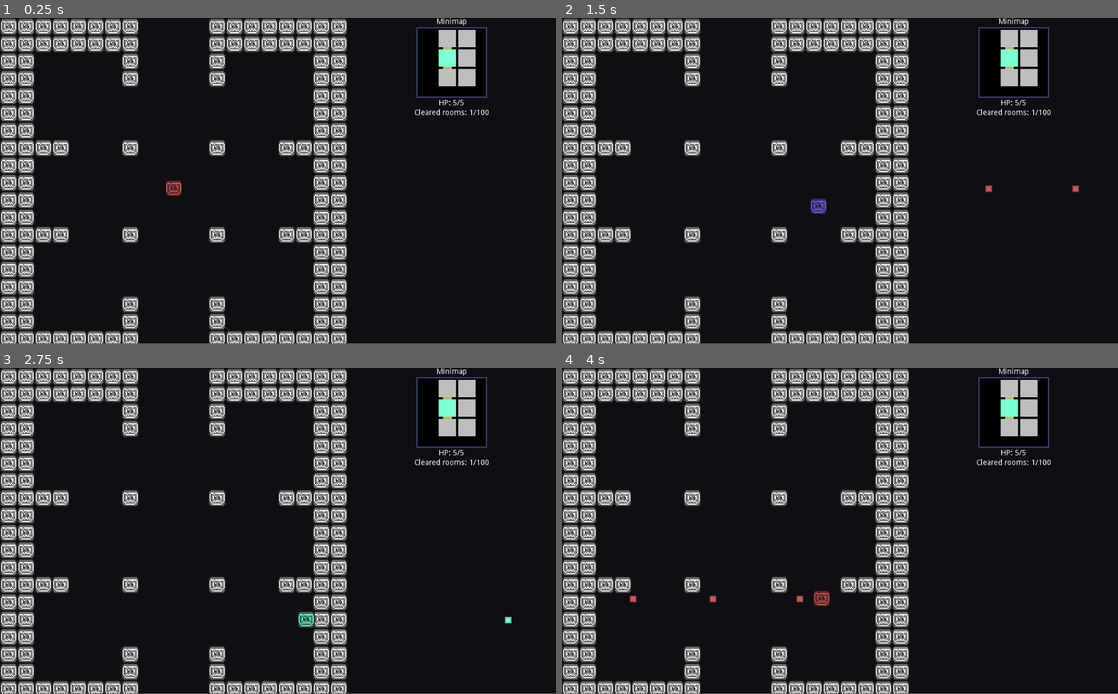
Above: before the commit, frames 1-4 (two rows, left to right).
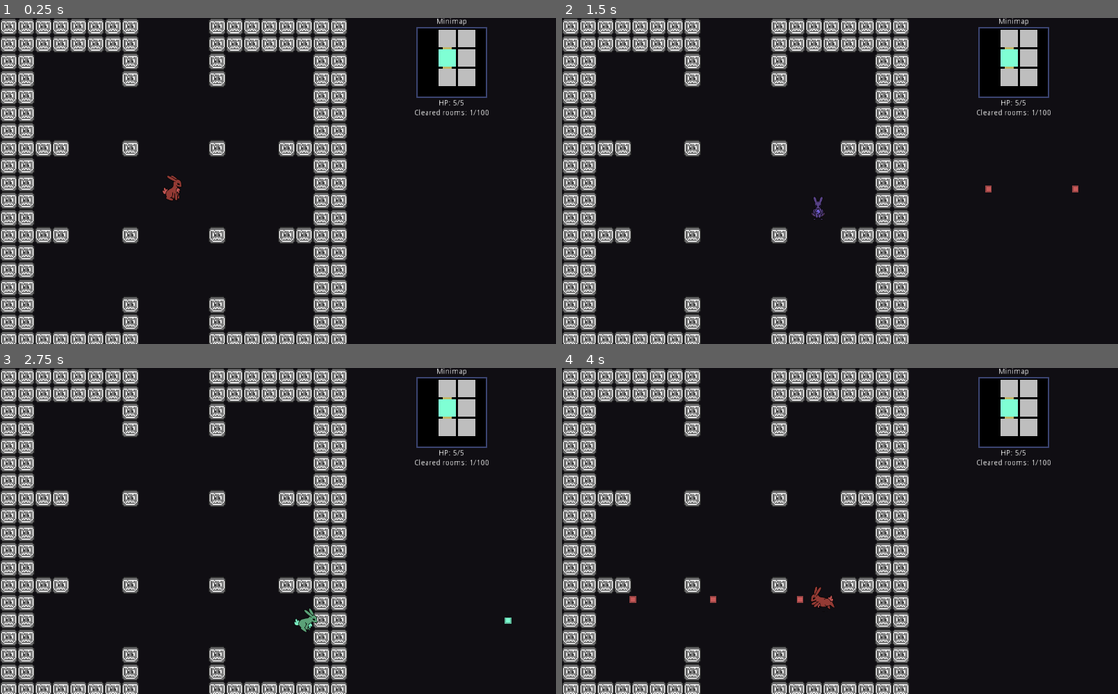
Above: after the commit, the same moments.

Repository: mewore/rgb-squad
Game: Godot game, scene res://Game.tscn
The game is run twice, just before and just after one commit, with the same random seed, the same clock (stepped at 60 frames per second) and the same inputs.
Inputs:
- Up to frame 1 (0.25 s): no input
- Up to frame 2 (1.5 s): tap Enter at 0.5 s; hold Right (move_right) 0.53-1.28 s; hold Z (shoot) 0.53-1.28 s; hold Down (move_down) from 1.28 s (still down); tap D (set_blue) at 1.35 s
- Up to frame 3 (2.75 s): tap Z (shoot) at 1.55, 2.3 s; release Down (move_down) at 2.03 s; hold Right (move_right) from 2.03 s (still down); hold S (set_green) from 2.03 s (still down)
- Up to frame 4 (4 s): release Right (move_right) at 2.78 s; release S (set_green) at 2.78 s; hold Up (move_up) 2.78-3.53 s; tap A (set_red) at 2.85 s; tap Z (shoot) at 3.05 s; hold Left (move_left) from 3.53 s (still down); hold Z (shoot) from 3.53 s (still down)
In our replay, the window is 800x468 before the commit and 800x469 after it. These sizes can differ from the game's own. Grey fills any space a smaller window leaves; there, only what the larger window draws over its background counts as a difference.

The runs differ from the first frame. In frame 1, 5.1% of the frame differs, in the area x 0-88%, y 0-100%; in frame 2, 5.1%; in frame 3, 5.1%; in frame 4, 5.2%.

Commit message:
Player sprite (bunny)

Diff:
--- a/entities/player/Player.gd
+++ b/entities/player/Player.gd
@@ -5,11 +5,16 @@
 onready var BULLET_CONTAINER: Node2D = Global.get_bullet_container()
 export(PackedScene) var BULLET_SCENE: PackedScene
 const BULLET_SPEED: float = 1000.0
+var facing_direction: int = Types.Direction.DOWN setget set_facing_direction
+var moving: bool = false setget set_moving
 var shooting_angle: float = 0
 var is_shooting: bool = false setget set_is_shooting
 onready var SHOOT_COOLDOWN_TIMER: Timer = $ShootCooldown
 
 onready var SPRITE: Sprite = $Sprite
+onready var INITIAL_SPRITE_X_SCALE: float = SPRITE.scale.x
+onready var ANIMATION_PLAYER: AnimationPlayer = $AnimationPlayer
+
 var COLOUR_MAP: Dictionary = {
     Types.RgbColour.RED: Color.indianred,
     Types.RgbColour.GREEN: Color.aquamarine,
@@ -27,8 +32,36 @@
     var distance_from_center: float = center_position.distance_to(position)
     if not is_zero_approx(Global.room_enter_direction.length_squared()):
         shooting_angle = Global.room_enter_direction.angle()
+
+    self.facing_direction = angle_to_direction(shooting_angle)
     position = center_position + \
         Global.room_enter_direction * -distance_from_center
+    refresh_animation()
+
+func angle_to_direction(angle: float) -> int:
+    if is_equal_approx(angle, Vector2.LEFT.angle()):
+        return Types.Direction.LEFT
+    elif is_equal_approx(angle, Vector2.RIGHT.angle()):
+        return Types.Direction.RIGHT
+    elif is_equal_approx(angle, Vector2.UP.angle()):
+        return Types.Direction.UP
+    else:
+        return Types.Direction.DOWN
+
+func set_facing_direction(new_facing_direction: int) -> void:
+    facing_direction = new_facing_direction
+    refresh_animation()
+
+func set_moving(new_moving: bool) -> void:
+    moving = new_moving
+    refresh_animation()
+
+func refresh_animation() -> void:
+    SPRITE.scale.x = INITIAL_SPRITE_X_SCALE * \
+        (-1 if facing_direction == Types.Direction.RIGHT else 1)
+    var animation_prefix = "front_" if facing_direction == Types.Direction.DOWN \
+        else ("back_" if facing_direction == Types.Direction.UP else "left_")
+    ANIMATION_PLAYER.play(animation_prefix + ("run" if moving else "idle"))
 
 func set_colour(new_colour: int) -> void:
     colour = new_colour
--- a/entities/player/Player.tscn
+++ b/entities/player/Player.tscn
@@ -1,7 +1,7 @@
-[gd_scene load_steps=9 format=2]
+[gd_scene load_steps=15 format=2]
 
 [ext_resource path="res://entities/player/Player.gd" type="Script" id=1]
-[ext_resource path="res://entities/player/player.png" type="Texture" id=2]
+[ext_resource path="res://entities/player/JellyBun.png" type="Texture" id=2]
 [ext_resource path="res://entities/StateMachine.gd" type="Script" id=3]
 [ext_resource path="res://entities/player/states/Moving.gd" type="Script" id=4]
 [ext_resource path="res://entities/bullet/PlayerBullet.tscn" type="PackedScene" id=5]
@@ -15,6 +15,105 @@
 [sub_resource type="CircleShape2D" id=3]
 radius = 9.0
 
+[sub_resource type="Animation" id=4]
+resource_name = "back_idle"
+loop = true
+tracks/0/type = "value"
+tracks/0/path = NodePath("Sprite:frame")
+tracks/0/interp = 1
+tracks/0/loop_wrap = true
+tracks/0/imported = false
+tracks/0/enabled = true
+tracks/0/keys = {
+"times": PoolRealArray( 0 ),
+"transitions": PoolRealArray( 1 ),
+"update": 1,
+"values": [ 8 ]
+}
+
+[sub_resource type="Animation" id=8]
+resource_name = "back_run"
+length = 0.4
+loop = true
+tracks/0/type = "value"
+tracks/0/path = NodePath("Sprite:frame")
+tracks/0/interp = 1
+tracks/0/loop_wrap = true
+tracks/0/imported = false
+tracks/0/enabled = true
+tracks/0/keys = {
+"times": PoolRealArray( 0, 0.2 ),
+"transitions": PoolRealArray( 1, 1 ),
+"update": 1,
+"values": [ 10, 11 ]
+}
+
+[sub_resource type="Animation" id=5]
+resource_name = "front_idle"
+loop = true
+tracks/0/type = "value"
+tracks/0/path = NodePath("Sprite:frame")
+tracks/0/interp = 1
+tracks/0/loop_wrap = true
+tracks/0/imported = false
+tracks/0/enabled = true
+tracks/0/keys = {
+"times": PoolRealArray( 0 ),
+"transitions": PoolRealArray( 1 ),
+"update": 1,
+"values": [ 4 ]
+}
+
+[sub_resource type="Animation" id=9]
+resource_name = "front_run"
+length = 0.4
+loop = true
+tracks/0/type = "value"
+tracks/0/path = NodePath("Sprite:frame")
+tracks/0/interp = 1
+tracks/0/loop_wrap = true
+tracks/0/imported = false
+tracks/0/enabled = true
+tracks/0/keys = {
+"times": PoolRealArray( 0, 0.2 ),
+"transitions": PoolRealArray( 1, 1 ),
+"update": 1,
+"values": [ 6, 7 ]
+}
+
+[sub_resource type="Animation" id=6]
+resource_name = "left_idle"
+loop = true
+tracks/0/type = "value"
+tracks/0/path = NodePath("Sprite:frame")
+tracks/0/interp = 1
+tracks/0/loop_wrap = true
+tracks/0/imported = false
+tracks/0/enabled = true
+tracks/0/keys = {
+"times": PoolRealArray( 0 ),
+"transitions": PoolRealArray( 1 ),
+"update": 1,
+"values": [ 2 ]
+}
+
+[sub_resource type="Animation" id=7]
+resource_name = "left_run"
+length = 0.4
+loop = true
+tracks/0/type = "value"
+tracks/0/path = NodePath("Sprite:frame")
+tracks/0/interp = 1
+tracks/0/loop_wrap = true
+tracks/0/imported = false
+tracks/0/enabled = true
+tracks/0/keys = {
+"times": PoolRealArray( 0, 0.2 ),
+"transitions": PoolRealArray( 1, 1 ),
+"update": 1,
+"values": [ 0, 1 ]
+}
+
 [node name="Player" type="KinematicBody2D" groups=[
 "player",
 ]]
@@ -25,10 +124,6 @@
 [node name="CollisionShape2D" type="CollisionShape2D" parent="."]
 position = Vector2( 0, -3 )
 shape = SubResource( 1 )
-
-[node name="Sprite" type="Sprite" parent="."]
-position = Vector2( 0, -6 )
-texture = ExtResource( 2 )
 
 [node name="Label" type="Label" parent="."]
 margin_left = 8.0
@@ -64,6 +159,23 @@
 position = Vector2( 0, -3.77976 )
 shape = SubResource( 3 )
 
+[node name="Sprite" type="Sprite" parent="."]
+position = Vector2( 0, -6 )
+scale = Vector2( 0.75, 0.75 )
+texture = ExtResource( 2 )
+vframes = 6
+hframes = 2
+frame = 6
+
 [node name="ShootCooldown" type="Timer" parent="."]
 wait_time = 0.2
+
+[node name="AnimationPlayer" type="AnimationPlayer" parent="."]
+autoplay = "front_idle"
+anims/back_idle = SubResource( 4 )
+anims/back_run = SubResource( 8 )
+anims/front_idle = SubResource( 5 )
+anims/front_run = SubResource( 9 )
+anims/left_idle = SubResource( 6 )
+anims/left_run = SubResource( 7 )
 [connection signal="timeout" from="ShootCooldown" to="." method="_on_ShootCooldown_timeout"]
--- a/entities/player/states/Moving.gd
+++ b/entities/player/states/Moving.gd
@@ -12,6 +12,14 @@
 
     if input_x or input_y:
         player.shooting_angle = input_vector.angle()
+        if input_x:
+            player.facing_direction = Types.Direction.RIGHT if input_x > 0 else Types.Direction.LEFT
+        else:
+            player.facing_direction = Types.Direction.DOWN if input_y > 0 else Types.Direction.UP
+        player.moving = true
+    else:
+        player.moving = false
+
 
     player.is_shooting = Input.is_action_pressed("shoot")
 
--- a/project.godot
+++ b/project.godot
@@ -97,6 +97,7 @@
 
 [display]
 
+window/stretch/mode="2d"
 window/stretch/aspect="keep_width"
 
 [importer_defaults]
Binary file added: entities/player/JellyBun.png
Not shown, added: entities/player/JellyBun.png.import
Binary file added: entities/player/JellyBunBig.png
Not shown, added: entities/player/JellyBunBig.png.import
Not shown, changed: README.md
